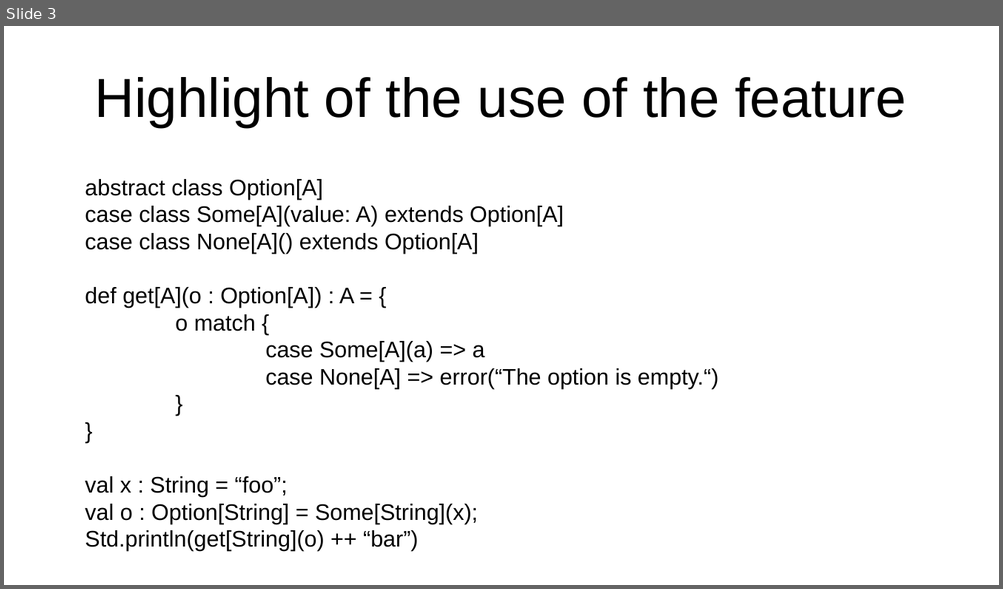
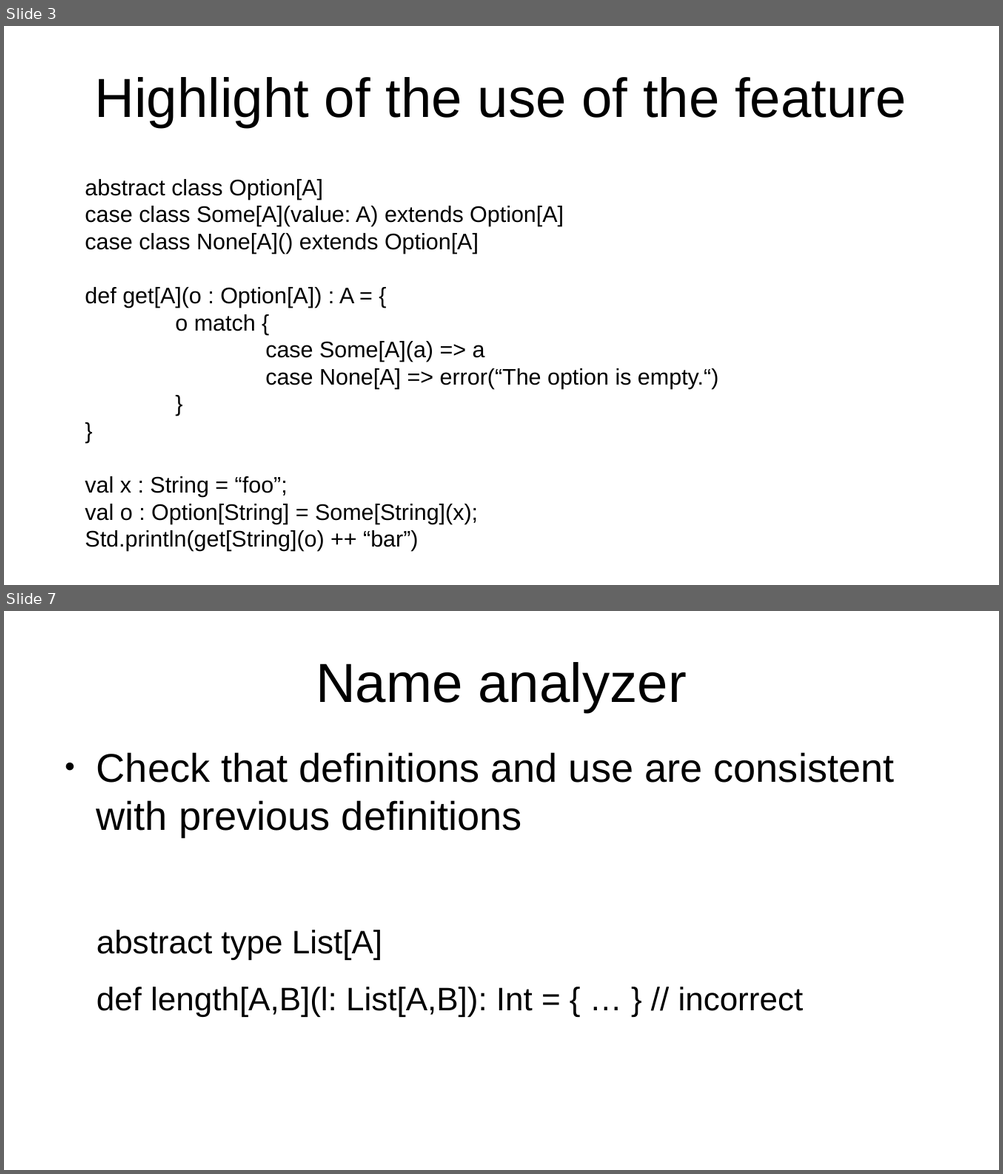
Before and after one commit to SFulpius/CLP-lab07, a slide deck: lab07_presentation.odp. Shown one above the other, each under a label of ours: slide 3 before the commit, slides 3 and 7 after it; the slides between them are not shown. The pictures are 1003x589 and 1003x1174 pixels, drawn with LibreOffice and Linux fonts; fonts in the diff are those of the drawing. Boxes give left, top, right and bottom in pixels: in the first picture for what was removed or moved away, otherwise in the second. Text is boxed around its words. In the diff, an @@ line names an element or a change of style, - is before the commit and + after.

```diff
--- a/lab07_presentation.odp
+++ b/lab07_presentation.odp
@@ slide 7 added at (4, 611, 999, 1170), background #FFFFFF @@
@@ title added at (316, 662, 686, 712), 44 pt, text #000000 @@
+Name analyzer
@@ text added at (96, 752, 894, 1017), 26 pt, text #000000 @@
+● Check that definitions and use are consistent with previous definitions
+abstract type List[A]
+def length[A,B](l: List[A,B]): Int = { … } // incorrect
```
Also in this commit, not shown: 3 slides changed, 1 other slide added, 1 slide removed.
